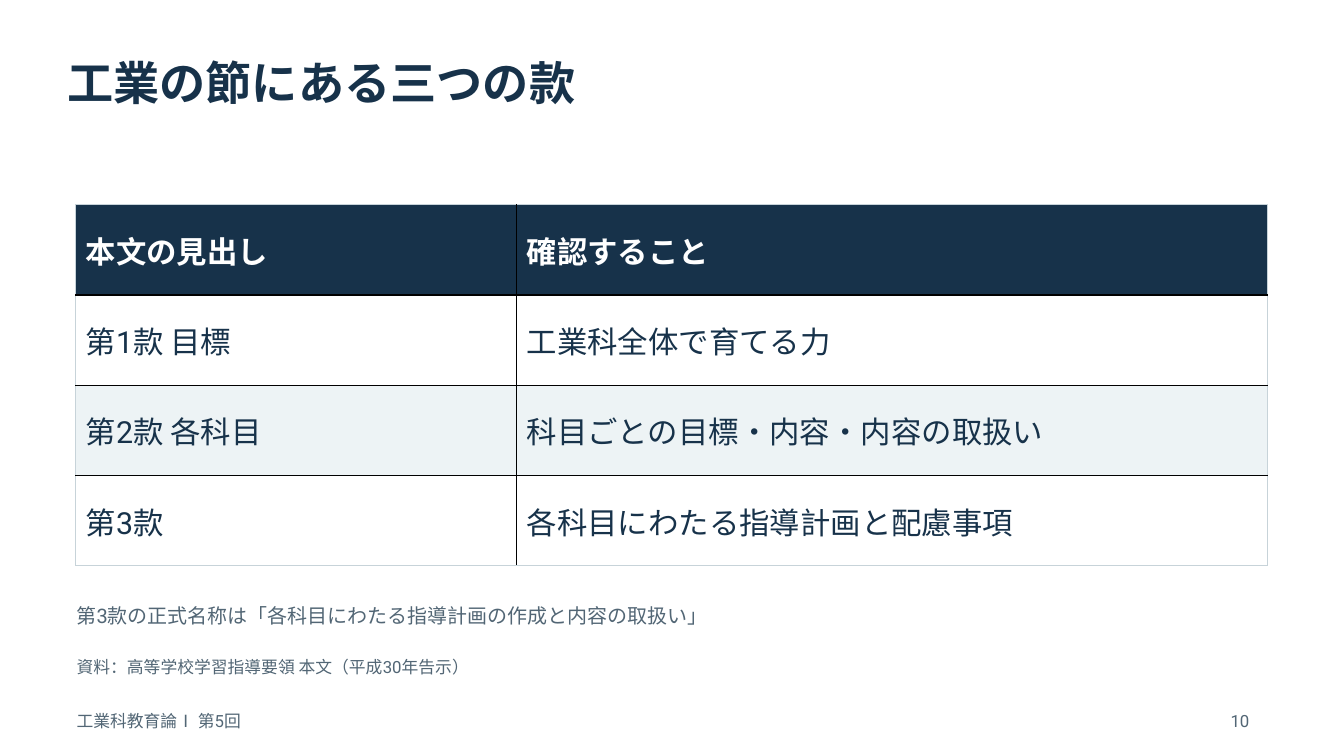
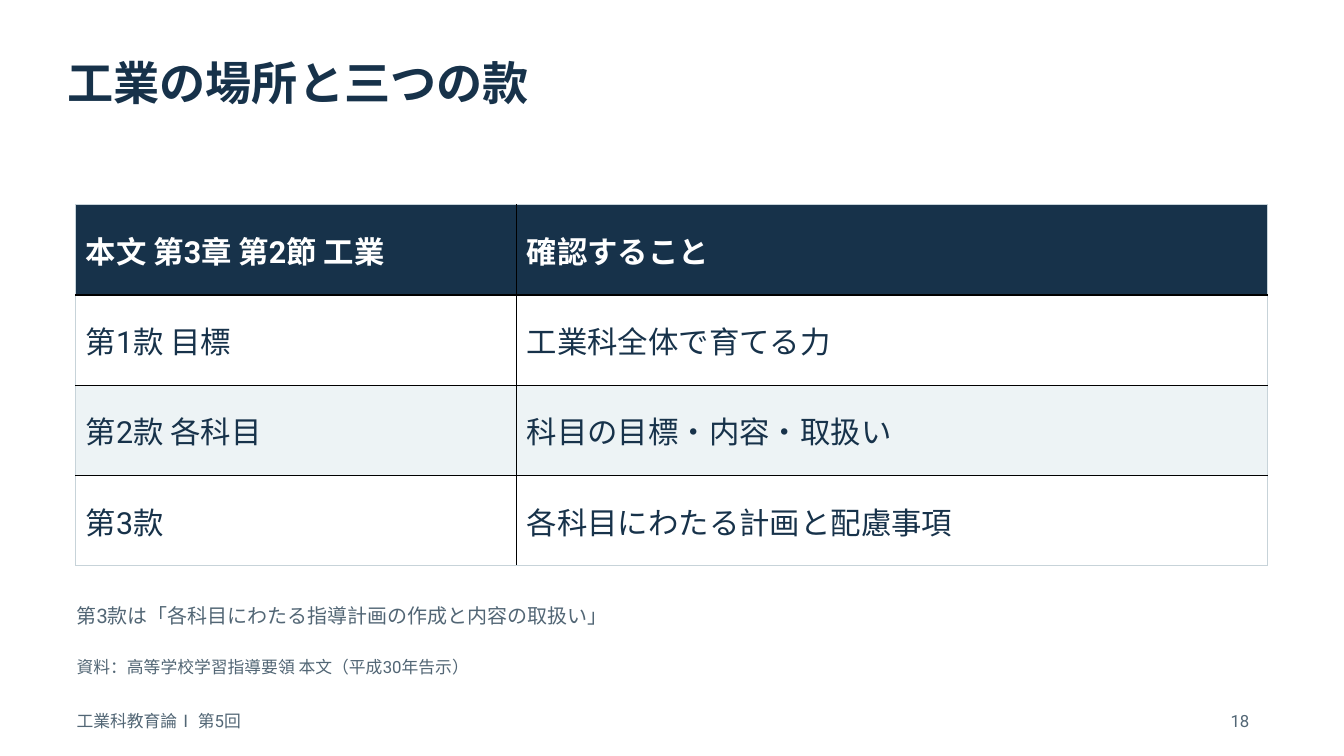
Before and after one commit to zooc-14calbp/industrial-education-i, a slide deck: slide 18 of lessons/05/slides.pptx (slide 10 before the commit). Drawn at 1344x756 pixels with LibreOffice and Linux fonts; fonts in the diff are those of the drawing. Boxes give left, top, right and bottom in pixels: in the first picture for what was removed or moved away, otherwise in the second. Text is boxed around its words. In the diff, an @@ line names an element or a change of style, - is before the commit and + after.

```diff
--- a/lessons/05/slides.pptx
+++ b/lessons/05/slides.pptx
@@ text at (67, 60, 529, 104): text changed @@
-工業の節にある三つの款
+工業の場所と三つの款
@@ table at (76, 205, 1268, 566) @@
-row 1, column 1: 本文の見出し
+row 1, column 1: 本文 第3章 第2節 工業
-row 3, column 2: 科目ごとの目標・内容・内容の取扱い
+row 3, column 2: 科目の目標・内容・取扱い
-row 4, column 2: 各科目にわたる指導計画と配慮事項
+row 4, column 2: 各科目にわたる計画と配慮事項
@@ text at (77, 606, 608, 625): text changed @@
-第3款の正式名称は「各科目にわたる指導計画の作成と内容の取扱い」
+第3款は「各科目にわたる指導計画の作成と内容の取扱い」
@@ text at (1231, 715, 1250, 727): text changed @@
-10
+18
```
Also in this commit, not shown: 30 other slides changed, 6 slides added, 6 other files.
